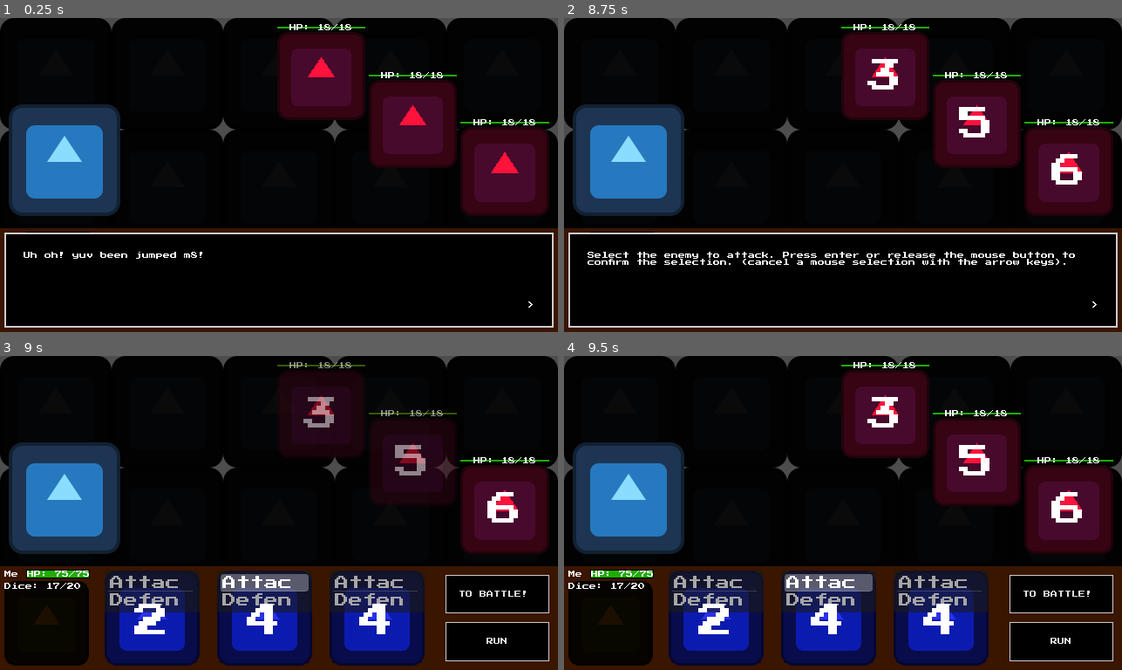
Above: before the commit, frames 1-4 (two rows, left to right).
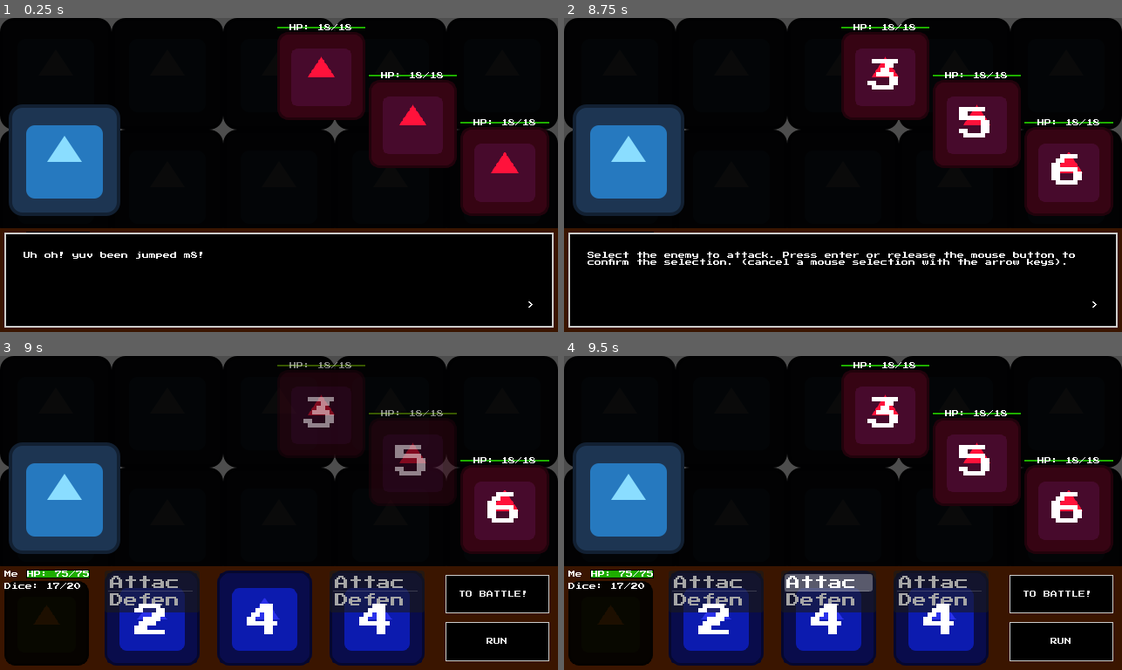
Above: after the commit, the same moments.

Repository: SadBonana/INTD450-Dice_Game
Game: Godot game, scene res://battle.tscn
Same seed, same stepped clock (60 frames per second), same inputs: the game is played once before the commit and once after it. The engine's default icon, where the game draws it, is replaced by a stand-in: a white triangle on a blue panel in a dark square.
Inputs (mouse positions are in pixels of both pictures, inside the frame that each line leads up to):
- Up to frame 1 (0.25 s): no input
- Up to frame 2 (8.75 s): click "TO BATTLE!" at 0.5 s; click "RUN" at 1.25 s; click "TO BATTLE!" at 2 s; click "Recover 15 Health" at 2.75 s; click "RUN" at 3.5 s; click "TO BATTLE!" at 4.25 s; click "RUN" at 5 s; tap Enter (ui_accept) at 5.75, 6.02, 6.5, 7.25, 8 s; move the mouse to (965, 159) at 5.77 s; click (965, 159) at 5.85 s; drag from (731, 190) to (815, 237) at 6.52 s; move the mouse to (898, 105) at 7.27 s; click (898, 105) at 7.35 s; drag from (815, 237) to (675, 127) at 8.02 s
- Up to frame 3 (9 s): tap Enter (ui_accept) at 8.75 s; move the mouse to (446, 560) at 8.77 s; click (446, 560) at 8.85 s
- Up to frame 4 (9.5 s): tap Enter (ui_accept) at 9.02 s

Frames 1-2 are identical in both runs. In frame 3, 1.9% of the frame differs, in the area x 39-56%, y 69-82%; in frame 4, nothing differs.

Commit message:
Final modularization task of code in the battle scene script.

Diff:
--- a/battle.tscn
+++ b/battle.tscn
@@ -32,6 +32,7 @@
 grow_horizontal = 2
 grow_vertical = 2
 script = ExtResource("1_5jfo4")
+drawn_die_path = "res://die_action_menu.tscn"
 player_status = NodePath("VBoxContainer/PlayerPanel/MarginContainer/Player Status and Hand/Player Status")
 dieActionMenu = NodePath("VBoxContainer/PlayerPanel/MarginContainer/Player Status and Hand/Hand of Dice/Die Action Menu")
 statusAndHandMenu = NodePath("VBoxContainer/PlayerPanel/MarginContainer/Player Status and Hand/Hand of Dice")
--- a/die_action_menu.tscn
+++ b/die_action_menu.tscn
@@ -1,5 +1,6 @@
-[gd_scene load_steps=3 format=3 uid="uid://4pckrotnlies"]
+[gd_scene load_steps=4 format=3 uid="uid://4pckrotnlies"]
 
+[ext_resource type="Script" path="res://drawn_die.gd" id="1_35a1c"]
 [ext_resource type="Texture2D" uid="uid://dg3xvakvhen5k" path="res://icon.svg" id="1_g22em"]
 [ext_resource type="FontFile" uid="uid://bp1tecc1q8qmn" path="res://fonts/Press_Start_2P/PressStart2P-Regular.ttf" id="2_4xoiv"]
 
@@ -9,6 +10,7 @@
 anchor_bottom = 0.356
 offset_bottom = -0.160004
 size_flags_vertical = 3
+script = ExtResource("1_35a1c")
 
 [node name="Die Sprite" type="TextureRect" parent="."]
 self_modulate = Color(0.168627, 0.196078, 0.917647, 1)
@@ -19,6 +21,7 @@
 stretch_mode = 4
 
 [node name="Die Actions" type="ItemList" parent="Die Sprite"]
+unique_name_in_owner = true
 clip_contents = false
 layout_mode = 1
 anchors_preset = -1
@@ -33,6 +36,7 @@
 item_1/text = "Defend"
 
 [node name="Roll" type="Label" parent="Die Sprite"]
+unique_name_in_owner = true
 layout_mode = 1
 anchors_preset = -1
 anchor_top = 0.379
--- /dev/null
+++ b/drawn_die.gd
@@ -0,0 +1,62 @@
+class_name DrawnDie extends VBoxContainer
+
+
+enum DieActions {ATTACK, DEFEND}
+
+# Make the enum easier to use in external scripts. E.g. no DrawnDie.DieActions.ATTACK
+const ATTACK = DieActions.ATTACK
+const DEFEND = DieActions.DEFEND
+
+static var targeting_func: Callable
+
+
+## Loads, attaches to parent, and initializes required parameters all in one go.
+static func instantiate(node_path: String, parent: Node, _die: Die):
+	var scene = load(node_path).instantiate()
+	scene.die = _die
+	parent.add_child(scene)
+	scene.roll = _die.roll()
+
+	return scene
+
+
+var roll: int:
+	set (value):
+		roll = value
+		roll_label.text = "%d" % roll	 # TODO: This doesn't tell you the kind of dice it is, juct the roll.
+var die: Die	# Could later be accessed to provide the player with die info and such
+var selected_action: DieActions
+var target: BattleEnemy
+var item_selected = false
+
+
+@onready var action_menu := %"Die Actions"
+@onready var roll_label := %Roll
+
+
+# Called when the node enters the scene tree for the first time.
+func _ready():
+	# TODO: Find a way to do this without breaking controller support, as right
+	# now, if you use arrow keys/dpad to select attack, it will go straight to
+	# targeting even though you didn't confirm that that is what you wanted, but
+	# if we change it to item_activated instead, then mouse and touch players
+	# will have to double click, which is annoying.
+	# For that matter, make kb/m, controller, and touch support better in the
+	# game in general. None of them are amazing rn.
+
+	# Set the callback for the attack/defend buttons.
+	action_menu.item_selected.connect(func (index):
+			item_selected = true
+			selected_action = index
+
+			# Prevent player from getting distracted and crashing teh game
+			# It's bad news if the player presses attack before they finish targeting
+			# TODO: press esc to cancel targeting
+			action_menu.hide()
+
+			if index == DieActions.ATTACK:
+				target = await targeting_func.call()
+			# TODO: Rather than reroll, implement dice drafting
+
+			action_menu.show()
+	)
--- a/src/battle.gd
+++ b/src/battle.gd
@@ -4,6 +4,8 @@
 extends Control
 
 # TODO: encounter resources and setting battle enemy resources using it
+
+@export_file("*.tscn") var drawn_die_path
 
 # TODO: Convert these to @onready var x = %y format
 # Player Panel
@@ -21,12 +23,6 @@
 
 @export var numEnemies = 3
 
-@onready var action_menu := %"Player Action Menu"
-
-
-var dieActionMenuPath = load("res://die_action_menu.tscn")
-
-
 signal textbox_closed
 signal damage_enemy_resolved
 signal target_selected(target)
@@ -37,39 +33,7 @@
 var player_used_dice = []
 var player_dice_hand = []
 
-enum DieActions {ATTACK, DEFEND, REROLL}
-
-
-class DrawnDie:
-	static var targetingFunc: Callable
-
-	var roll: int
-	var actionMenu: ItemList
-	var dieActionMenu: VBoxContainer
-	var selectedAction: DieActions
-	var target: BattleEnemy
-	var itemSelected = false
-
-	func _init(actual, menu):
-		roll = actual
-		dieActionMenu = menu
-		actionMenu = dieActionMenu.find_child("Die Actions")
-
-		# TODO: Find a way to do this without breaking controller support,
-		# For that matter, make kb/m, controller, and touch support better.
-		# None of them are amazing rn.
-		actionMenu.item_selected.connect(func (index):
-			itemSelected = true
-			selectedAction = index
-			if index == DieActions.ATTACK:
-				target = await targetingFunc.call()
-			# TODO: Rather than reroll, implement dice drafting
-		)
-
-	# TODO: Consider instead hiding the menus
-	func set_all_actions_selectable(selectable: bool):
-		for i in range(actionMenu.get_item_count()):
-			actionMenu.set_item_selectable(i, selectable)
+@onready var action_menu := %"Player Action Menu"
 
 
 # Called when the node enters the scene tree for the first time.
@@ -102,17 +66,11 @@
 	await textbox_controller.quick_beat("battle start")
 
 	# This function will be called when the player selects an action that requires selecting an enemy
-	DrawnDie.targetingFunc = func ():
+	DrawnDie.targeting_func = func ():
 			if enemies.size() == 1:   # No need to select a target if there's only 1
 				return enemies[0]
 
 			await textbox_controller.quick_beat("targeting instructions")
-
-			# Prevent player from getting distracted and crashing teh game
-			# It's bad news if the player presses attack before they finish targeting
-			# TODO: press esc to cancel targeting
-			for die in player_dice_hand:
-				die.set_all_actions_selectable(false)
 
 			# Modify enemy opacity to indicate selection and attach callbacks
 			# needed to select them
@@ -125,8 +83,6 @@
 			# Clean up once targeting is finished
 			for enemy in enemies:
 				enemy.toggle_target_mode(false, target_selected)
-			for die in player_dice_hand:
-				die.set_all_actions_selectable(true)
 
 			return target
 
@@ -161,15 +117,9 @@
 
 		# Draw and roll die
 		var d = player_dice_bag.pop_back() # Draw die from bag
-		var roll = d.roll()
-		player_used_dice.append(d) # Discard used die
-
-		# Display the rolled value in the UI
-		var die = dieActionMenuPath.instantiate()
-		die.find_child("Roll").text = "%d" % roll    # TODO: This doesn't tell you the kind of dice it is, juct the roll. This will need to be implemented in the die_action_menu scene
-		var drawnDie = DrawnDie.new(roll, die)
-		player_dice_hand.append(drawnDie)
-		statusAndHandMenu.add_child(die)
+		player_used_dice.append(d) # Discard used die # TODO: put this somewhere else, like, after the die is actually used.
+		var die = DrawnDie.instantiate(drawn_die_path, statusAndHandMenu, d)
+		player_dice_hand.append(die)
 
 	player_status.dice_remaining = player_dice_bag.size()
 
@@ -220,7 +170,7 @@
 
 func _on_ready_pressed():
 	for die in player_dice_hand:
-		if not die.itemSelected:
+		if not die.item_selected:
 			await textbox_controller.quick_beat("not ready")
 			return
 
@@ -236,8 +186,8 @@
 
 	var player_defense = 0
 	for die in player_dice_hand:	# TODO: The order of actions should ideally be the order that the player used the die
-		match die.selectedAction:
-			DieActions.ATTACK:
+		match die.selected_action:
+			DrawnDie.ATTACK:
 				# Account for if a previous die killed the enemy.
 				# e.g. used 3 dice when the first 2 will kill the enemy
 				# Could warn the player... or punish their stupidity by making the die just miss...
@@ -247,9 +197,9 @@
 					await damage_enemy_resolved
 				else:
 					await textbox_controller.quick_beat("missed")
-			DieActions.DEFEND:
+			DrawnDie.DEFEND:
 				player_defense += die.roll
-		die.dieActionMenu.queue_free()
+		die.queue_free()
 
 	player_dice_hand.clear()
 	enemy_turn(player_defense)
